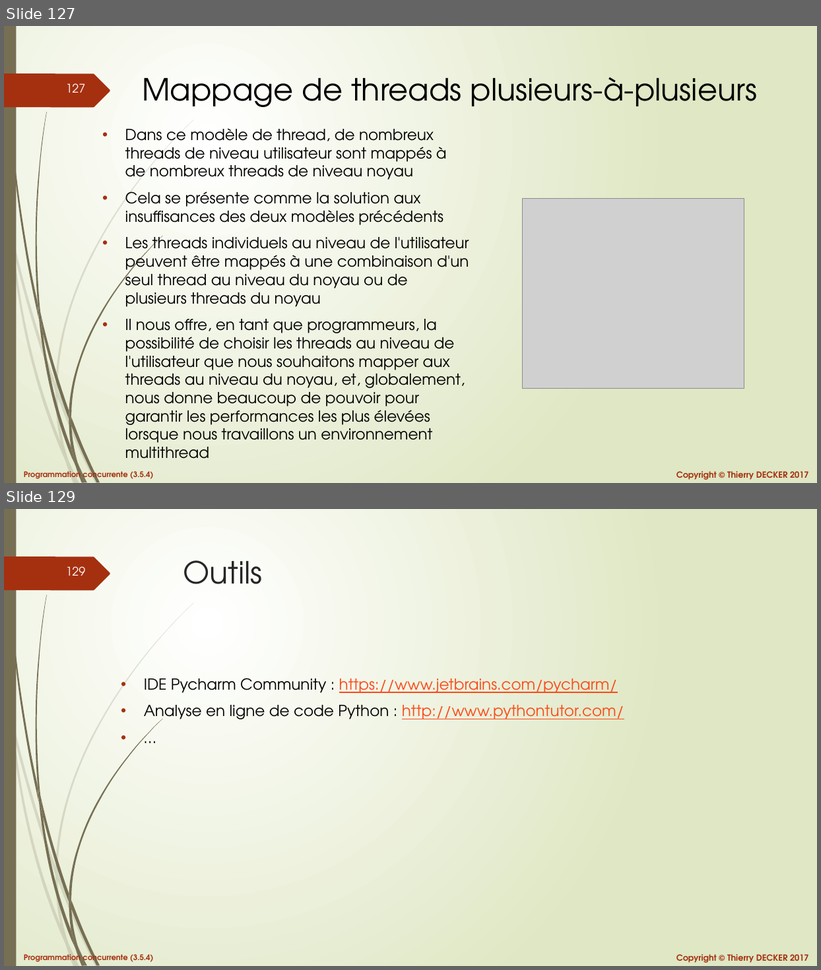
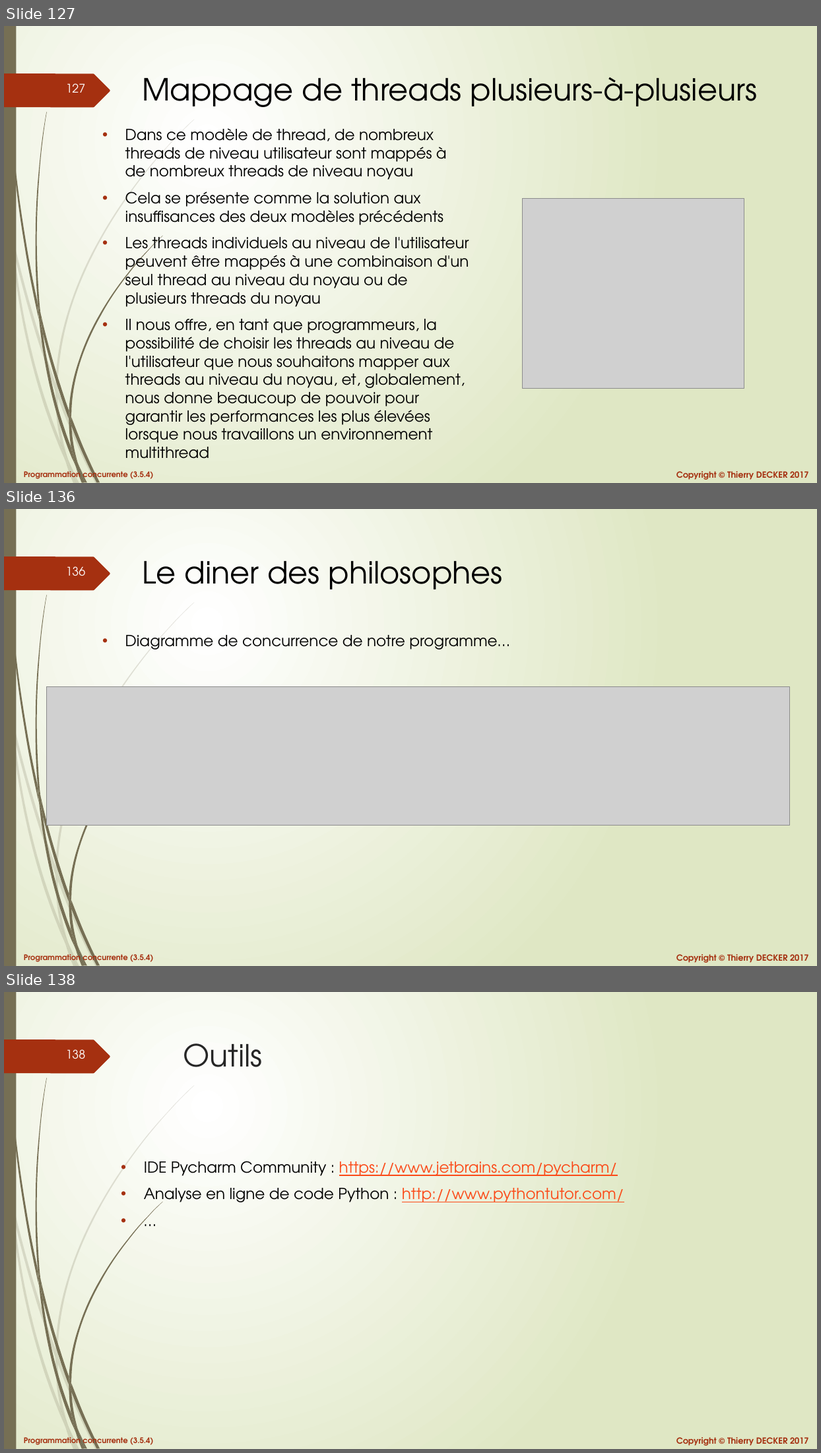
Before and after one commit to VikmanTheRacoon/learning-python, a slide deck: documentations/python-103.pptx. Shown one above the other, each under a label of ours: slides 127 and 129 before the commit, slides 127, 136 and 138 after it; the slides between them are not shown. The pictures are 821x970 and 821x1453 pixels, drawn with LibreOffice and Linux fonts; fonts in the diff are those of the drawing; grey boxes stand for pictures. Boxes give left, top, right and bottom in pixels: in the first picture for what was removed or moved away, otherwise in the second. Text is boxed around its words. In the diff, an @@ line names an element or a change of style, - is before the commit and + after.

```diff
--- a/documentations/python-103.pptx
+++ b/documentations/python-103.pptx
@@ slide 136 added at (4,509,817,966), background gradient #FFFFFF to #DFE8C4; not listed: 27 template elements that a slide beside it also shows @@
@@ title added at (142,561,503,590), 36 pt, text #000000 @@
+Le diner des philosophes
@@ text added at (125,635,510,650), 18 pt, text #000000 @@
+• Diagramme de concurrence de notre programme…
@@ picture added at (47,687,790,826) @@
@@ what was slide 129 is now slide 138 @@
@@ page number at (66,1049,86,1059): text changed @@
-129
+138
```
Also in this commit, not shown: 1 slide changed, 8 other slides added, 1 other file.
